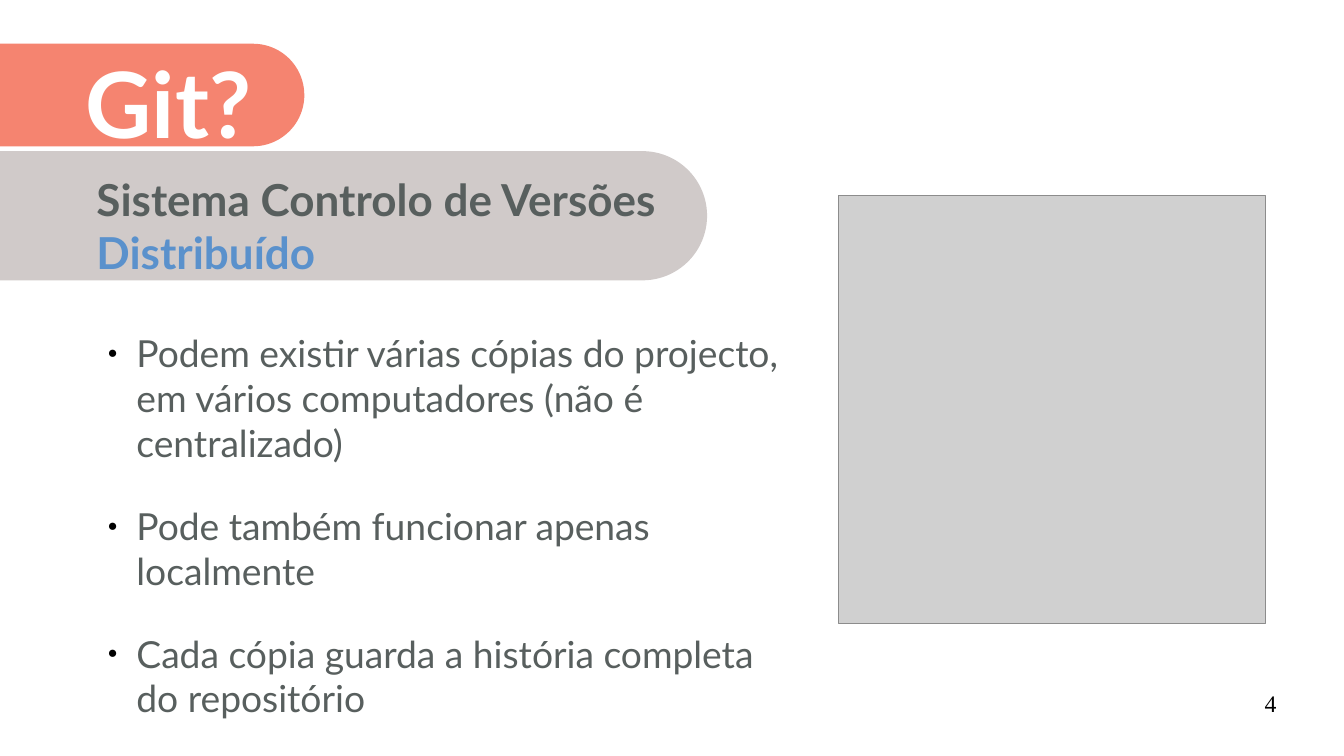
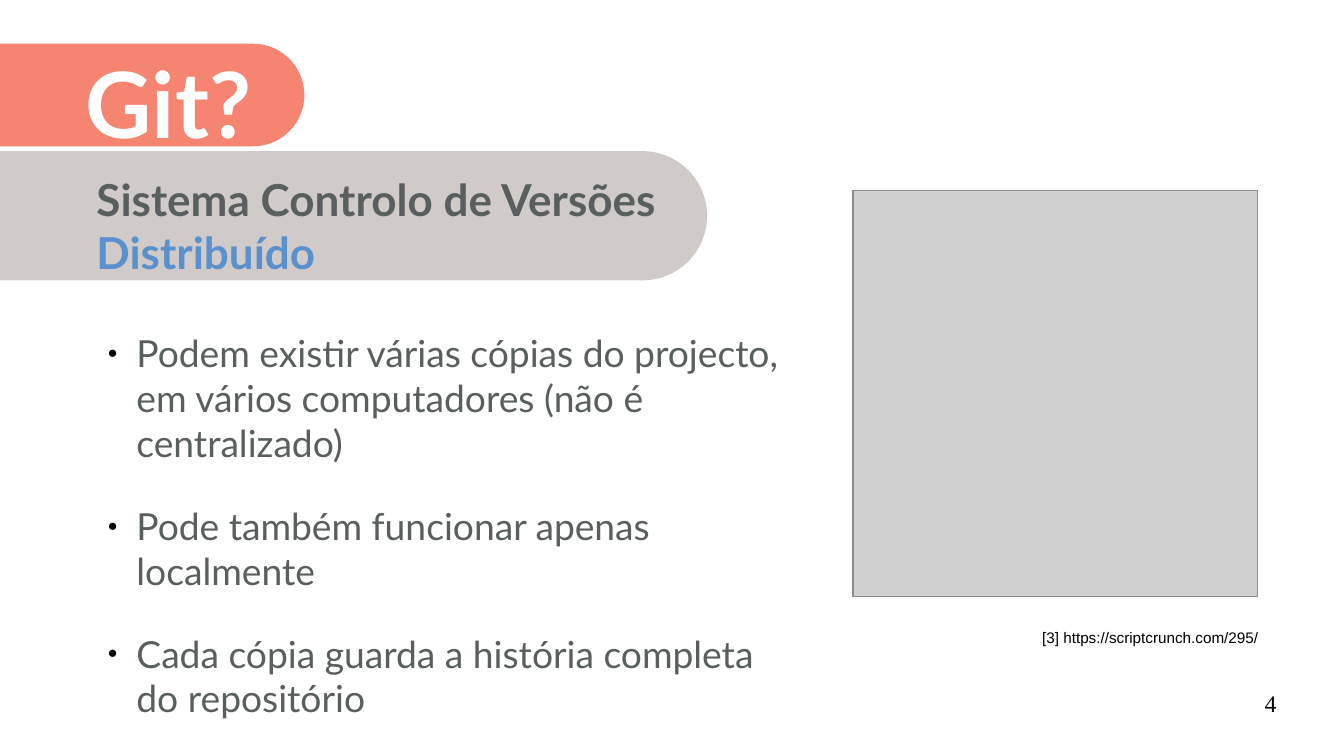
Before and after one commit to miguelpinho/git-lecture, a slide deck: slide 4 of lecture_pt.odp. Drawn at 1344x756 pixels with LibreOffice and Linux fonts; fonts in the diff are those of the drawing; grey boxes stand for pictures. Boxes give left, top, right and bottom in pixels: in the first picture for what was removed or moved away, otherwise in the second. Text is boxed around its words. In the diff, an @@ line names an element or a change of style, - is before the commit and + after.

Commit message:
Add figure references.

```diff
--- a/lecture_pt.odp
+++ b/lecture_pt.odp
@@ picture: place and size @@
-picture at bbox=[839, 195, 1266, 623]
+picture at bbox=[854, 190, 1259, 596]
@@ text added at bbox=[1042, 632, 1258, 646], 9 pt, text #000000 @@
+[3] https://scriptcrunch.com/295/
```
Also in this commit, not shown: 3 other slides changed.
